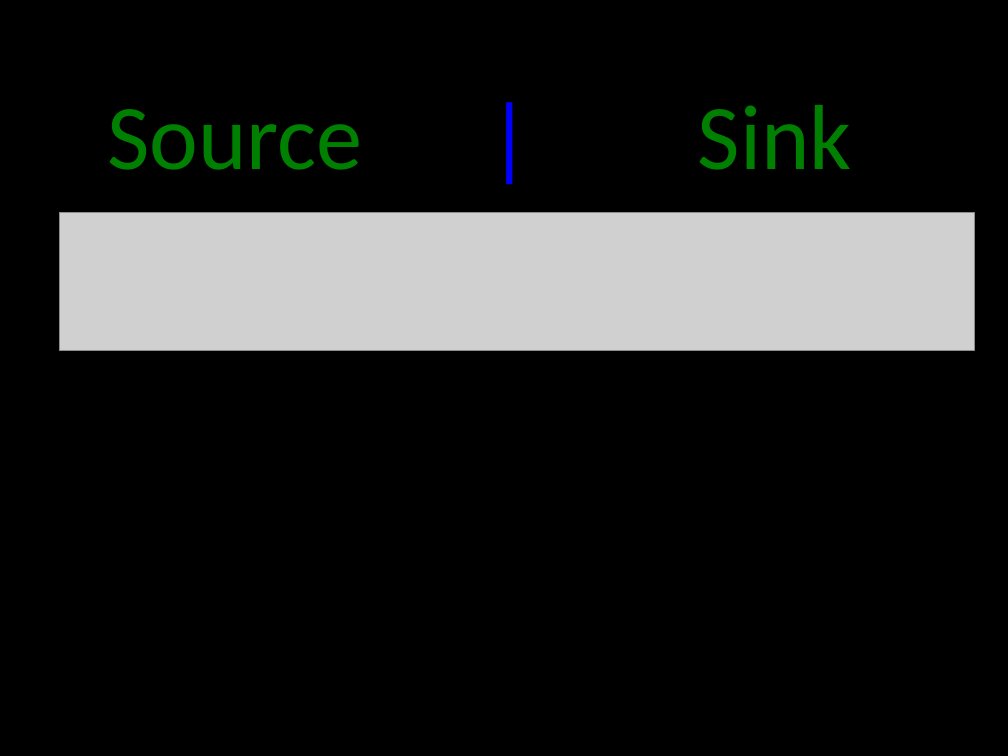
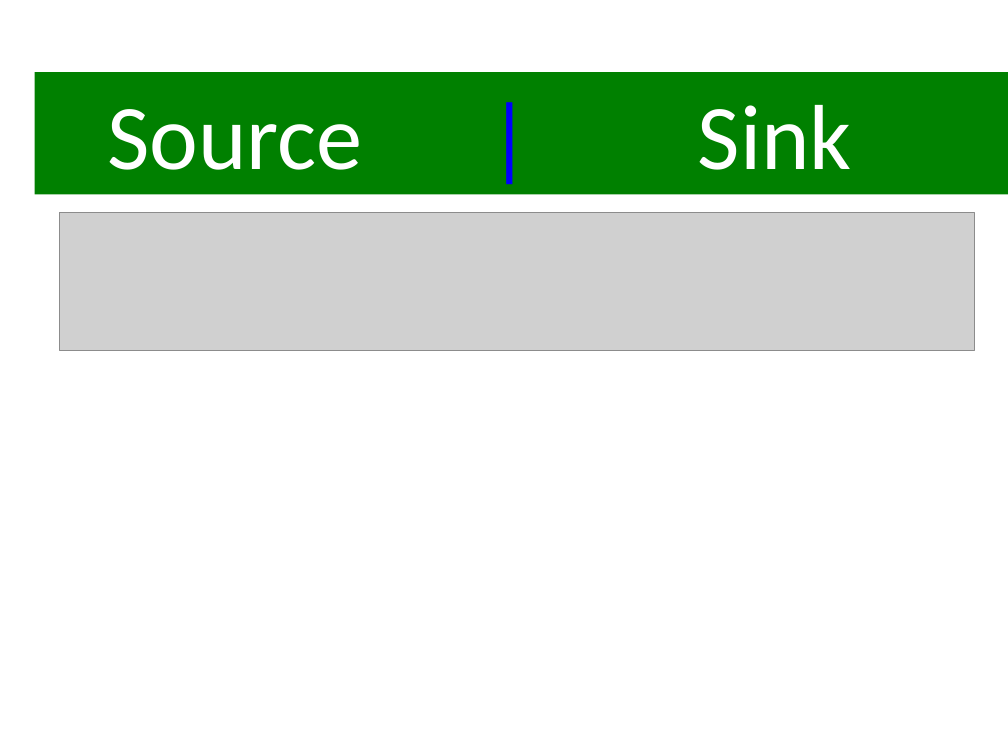
Before and after one commit to cppwfs/DNDataflow, a slide deck: slide 3 of presentations/DNdataflowStreams.pptx (slide 2 before the commit). Drawn at 1008x756 pixels with LibreOffice and Linux fonts; fonts in the diff are those of the drawing; grey boxes stand for pictures; background and template pictures are left out. Boxes give left, top, right and bottom in pixels: in the first picture for what was removed or moved away, otherwise in the second. Text is boxed around its words. In the diff, an @@ line names an element or a change of style, - is before the commit and + after.

```diff
--- a/presentations/DNdataflowStreams.pptx
+++ b/presentations/DNdataflowStreams.pptx
@@ background #000000 to picture (left out) @@
@@ rectangle "Source | Sink": place and size @@
-rectangle "Source | Sink" at [107, 105, 852, 170]
+rectangle "Source | Sink" at [34, 73, 1008, 195]
@@ rectangle "Source | Sink" at [34, 73, 1008, 195]: text colour #008000 to #FFFFFF; fill none to #008000 @@
```
Also in this commit, not shown: 7 slides added, 5 slides removed.
